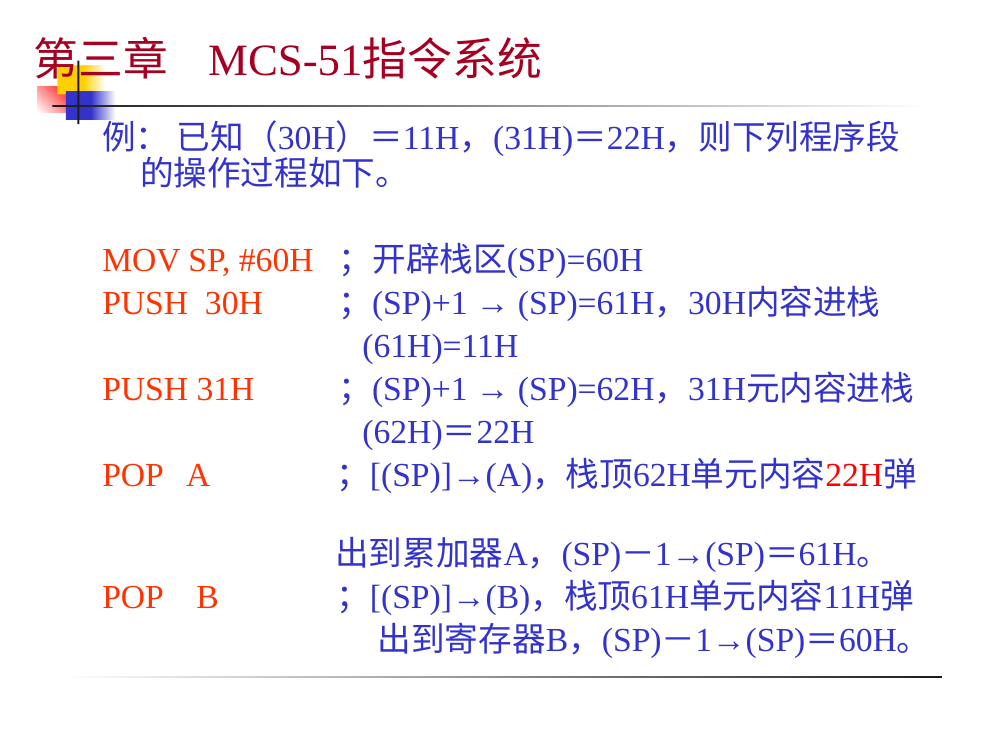
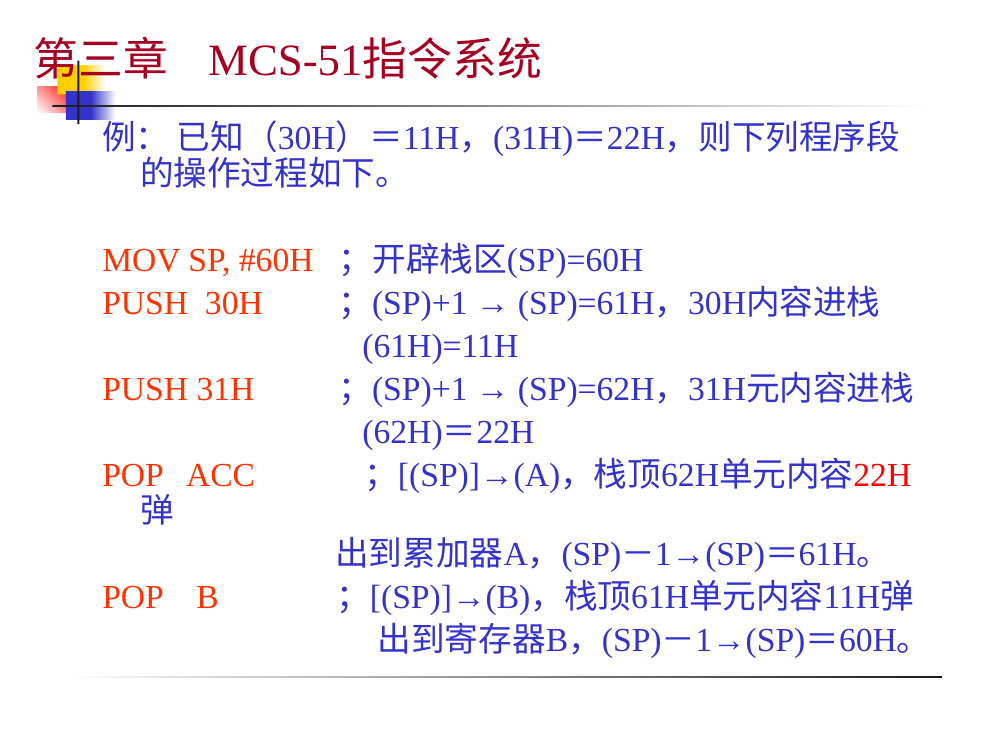
Before and after one commit to caizi333333/Educog-micro2026, a slide deck: slide 63 of public/resources/course/courseware/u3/ch3-v4.pptx. Drawn at 1008x756 pixels with LibreOffice and Linux fonts; fonts in the diff are those of the drawing. Boxes give left, top, right and bottom in pixels: in the first picture for what was removed or moved away, otherwise in the second. Text is boxed around its words. In the diff, an @@ line names an element or a change of style, - is before the commit and + after.

```diff
--- a/public/resources/course/courseware/u3/ch3-v4.pptx
+++ b/public/resources/course/courseware/u3/ch3-v4.pptx
@@ text at (102,457,911,493): text changed @@
-POP A ；[(SP)]→(A)，栈顶62H单元内容22H弹
+POP ACC ；[(SP)]→(A)，栈顶62H单元内容22H弹
```
Also in this commit, not shown: 15 other slides changed, 11 other files.
